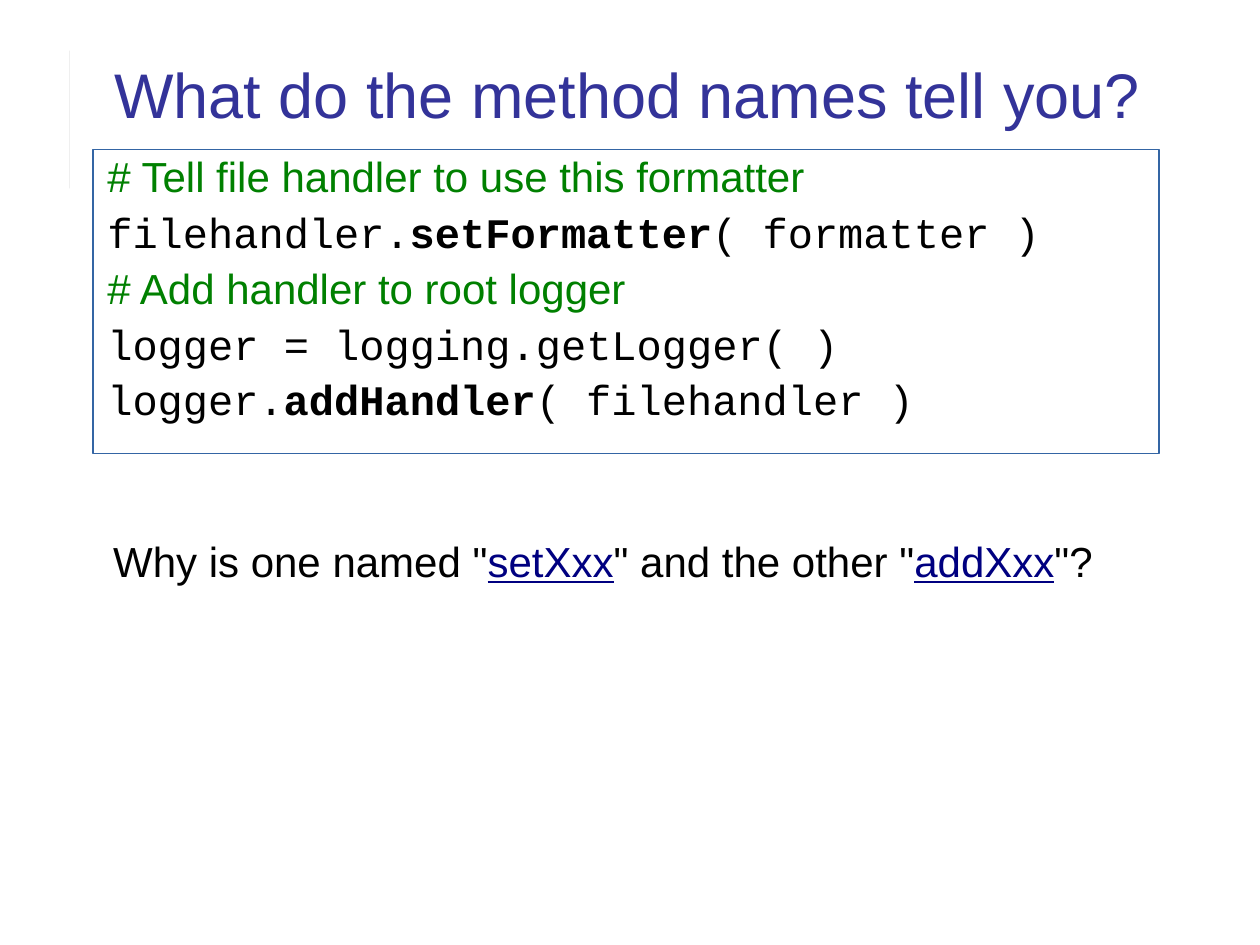
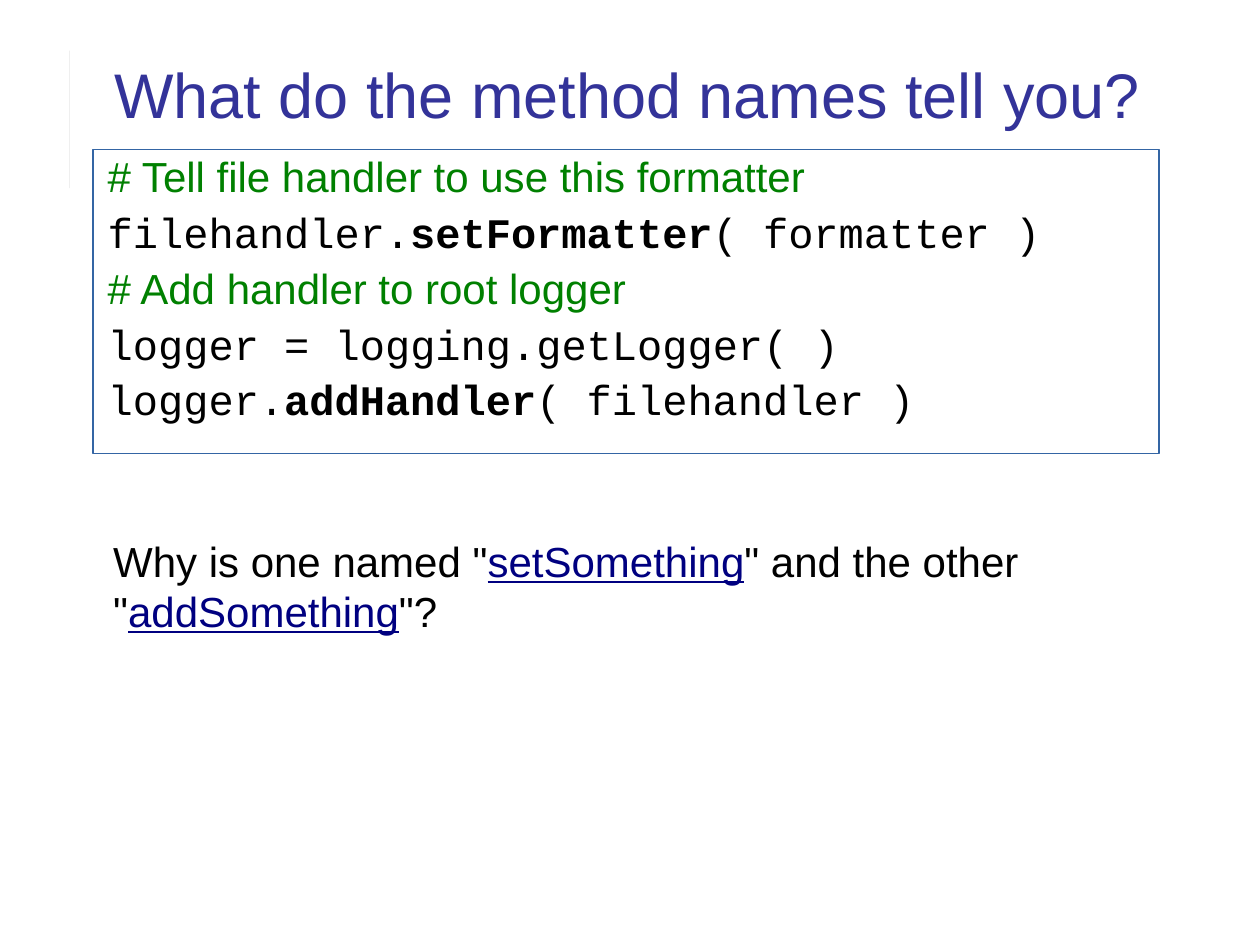
Before and after one commit to cpske/ISP, a slide deck: slide 25 of logging/Logging.ppt (slide 27 before the commit). Drawn at 1260x945 pixels with LibreOffice and Linux fonts; fonts in the diff are those of the drawing. Boxes give left, top, right and bottom in pixels: in the first picture for what was removed or moved away, otherwise in the second. Text is boxed around its words. In the diff, an @@ line names an element or a change of style, - is before the commit and + after.

```diff
--- a/logging/Logging.ppt
+++ b/logging/Logging.ppt
@@ text at (113, 546, 1019, 636): text changed @@
-Why is one named "setXxx" and the other "addXxx"?
+Why is one named "setSomething" and the other "addSomething"?
```
Also in this commit, not shown: 18 other slides changed, 2 slides added, 4 other files.
